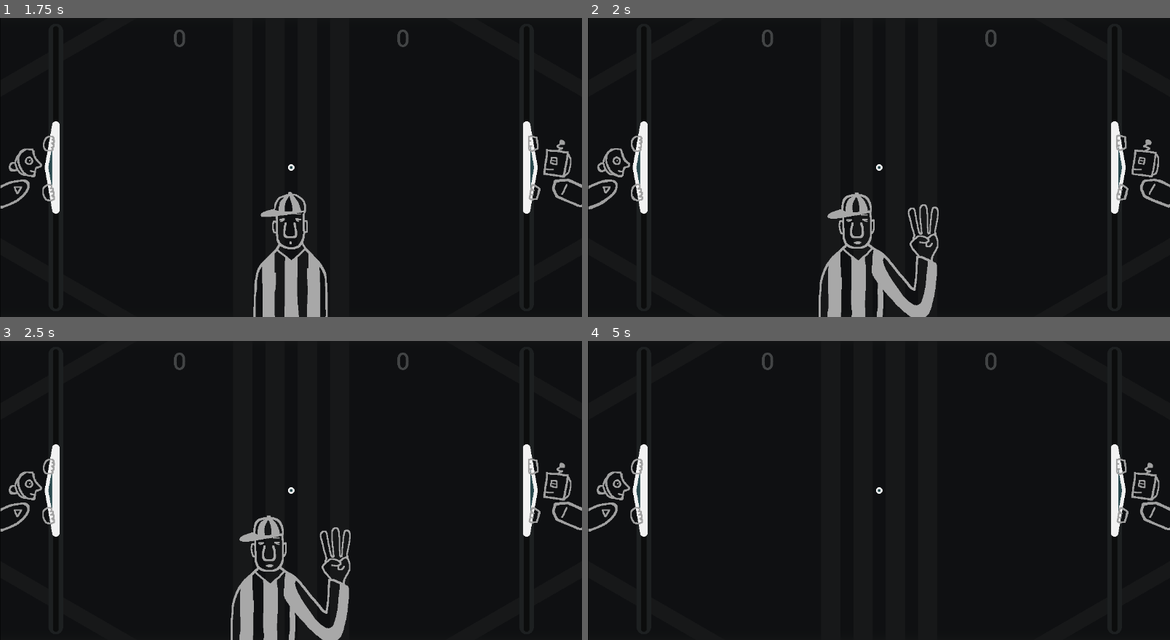
Above: before the commit, frames 1-4 (two rows, left to right).
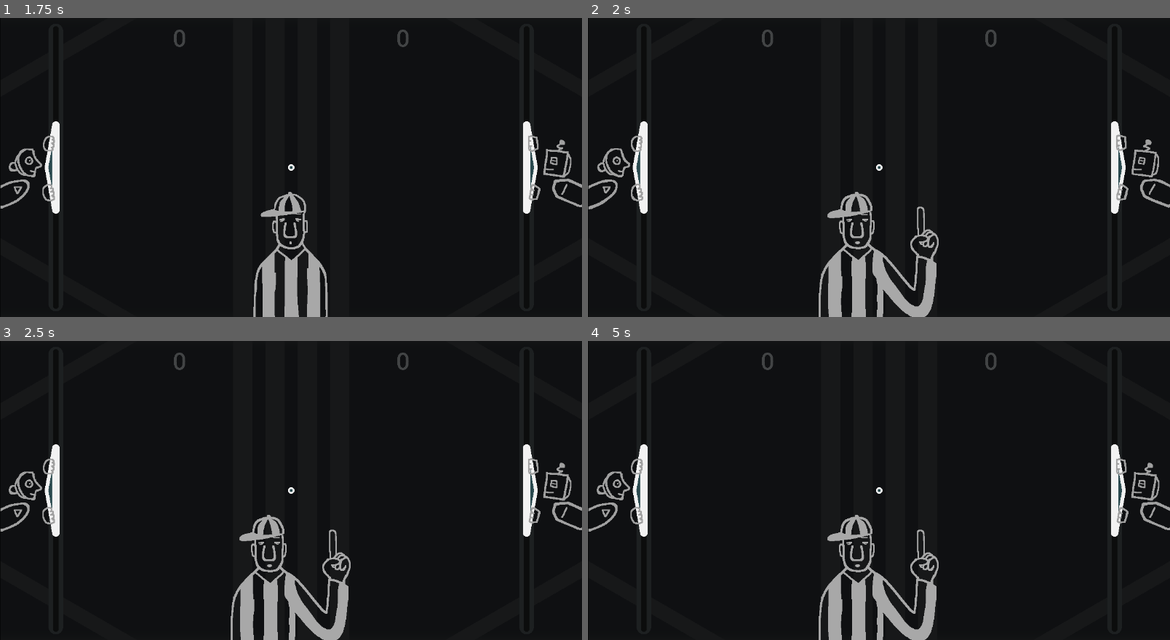
Above: after the commit, the same moments.

Repository: pixerhp/Pixers-Pong
Game: Godot game, scene res://scenes/topscenes/gameplay_topscene.tscn
Two runs of this game, one before a commit and one after it. Both use one fixed random seed, a clock stepped at 60 frames per second and the inputs below.
Inputs (mouse positions are in pixels of both pictures, inside the frame that each line leads up to):
- Up to frame 1 (1.75 s): move the mouse to (419, 152) at 0.52 s; hold D (plr1_bump_right) 0.53-1.28 s; tap Shift (plr1_slow) at 0.6 s; click (419, 152) at 0.67 s; tap Enter at 1.25 s; move the mouse to (174, 182) at 1.27 s; hold S (plr1_down) from 1.28 s (still down); tap Keypad 0 (plr2_slow) at 1.35 s
- Up to frame 2 (2 s): keep holding S (plr1_down)
- Up to frame 3 (2.5 s): move the mouse to (349, 424) at 2.02 s; release S (plr1_down) at 2.03 s; hold D (plr1_bump_right) from 2.03 s (still down); tap Shift (plr1_slow) at 2.1 s
- Up to frame 4 (5 s): move the mouse to (849, 550) at 2.77 s; release D (plr1_bump_right) at 2.78 s; hold W (plr1_up) 2.78-3.53 s; tap Keypad 0 (plr2_slow) at 2.85, 4.35 s; click (849, 550) at 2.92 s; move the mouse to (1053, 535) at 3.52 s; hold A (plr1_bump_left) from 3.53 s (still down); tap Shift (plr1_slow) at 3.6 s; tap Space at 4.25 s; move the mouse to (704, 445) at 4.27 s

Frame 1 is identical in both runs. In frame 2, 0.8% of the frame differs, in the area x 39-61%, y 58-100%; in frame 3, 0.8%; in frame 4, 3.0%.

Commit message:
Cleanup first serve p1 animation script
Also, rename the "reset_ai_inputs" function to "reset_cpu_inputs", as I must've accidentally missed changing that before.

Diff:
--- a/scripts/gameplay_script.gd
+++ b/scripts/gameplay_script.gd
@@ -3,8 +3,8 @@
 func _ready():
 	reset_all_gameobjects()
 	update_scores_text()
-	reset_ai_inputs(false)
-	reset_ai_inputs(true)
+	reset_cpu_inputs(false)
+	reset_cpu_inputs(true)
 	first_serve_start_time = Time.get_ticks_msec()
 
 func _process(delta: float):
@@ -199,50 +199,49 @@
 
 const FIRST_SERVE_P1_DURATION: int = 5000
 func handle_first_serve_p1_animation(playthrough: float):
-	const FS_PADS_SLIDE_S: float = 0.0
-	const FS_PADS_SLIDE_E: float = 0.15
-	const FS_INTRODUCE_SCORES_S: float = 0.075
-	const FS_INTRODUCE_SCORES_E: float = 0.2
-	const FS_REF_APPROACH_S: float = 0.1
-	const FS_REF_APPROACH_E: float = 0.2
-	const FS_REF_COUNT_S: float = 0.4
-	const FS_REF_COUNT_E: float = 1.0
-
-	var section_proportion: float = 0.0
-	section_proportion = proportion_from_range(playthrough, FS_PADS_SLIDE_S, FS_PADS_SLIDE_E)
-	%LeftPaddle.position.x = (-120.0 if (section_proportion < 0.0) else (120.0 if (section_proportion > 1.0) else (-120.0 + (240.0 * section_proportion))))
+	# Paddles slide-in animation:
+	const PADS_SLIDEIN_START: float = 0.0
+	const PADS_SLIDEIN_END: float = 0.15
+	%LeftPaddle.position.x = -120.0 + (240.0 *
+		clampf(proportion_from_range(playthrough, PADS_SLIDEIN_START, PADS_SLIDEIN_END), 0.0, 1.0))
 	%RightPaddle.position.x = Globals.GAME_SIZE.x - %LeftPaddle.position.x
-	section_proportion = proportion_from_range(playthrough, FS_INTRODUCE_SCORES_S, FS_INTRODUCE_SCORES_E)
-	%LeftScoreStreak.position.y = (
-		-70.0 if (section_proportion < 0.0) else (
-		70.0 if (section_proportion > 1.0) else (
-		-70.0 + (140.0 * ease_out_back(section_proportion, 1.1)))))
+	# Scores/streaks ease-in animation:
+	const SCORES_EASEIN_START: float = 0.075
+	const SCORES_EASEIN_END: float = 0.2
+	%LeftScoreStreak.position.y = -70.0 + (140.0 * ease_out_back(clampf(
+		proportion_from_range(playthrough, SCORES_EASEIN_START, SCORES_EASEIN_END), 0.0, 1.0), 1.1))
 	%RightScoreStreak.position.y = %LeftScoreStreak.position.y
-	section_proportion = proportion_from_range(playthrough, FS_REF_APPROACH_S, FS_REF_APPROACH_E)
-	%Referee.position.y = (
-		(Globals.GAME_SIZE.y + (144.0 if (section_proportion < 0.0) else (-144.0 if (section_proportion > 1.0) else (144.0 - (288.0 * section_proportion)))))
-		if (playthrough < FS_REF_COUNT_S) else
-		((Globals.GAME_SIZE.y-144.0) if (playthrough < FS_REF_COUNT_E) else
-		((Globals.GAME_SIZE.y - 144.0) + (288.0 * proportion_from_range(playthrough, FS_REF_COUNT_E, 1.0))))
-	)
-	if playthrough < FS_REF_COUNT_S: %Referee.play("idle")
-	elif playthrough < (FS_REF_COUNT_S + ((FS_REF_COUNT_E - FS_REF_COUNT_S) / 3.0)): %Referee.play("count_3")
-	elif playthrough < (FS_REF_COUNT_S + ((FS_REF_COUNT_E - FS_REF_COUNT_S) / 1.5)): %Referee.play("count_2")
-	elif playthrough < FS_REF_COUNT_E: %Referee.play("count_1")
-	else: %Referee.play("idle")
+	# Referee slide-in animation:
+	const REF_SLIDEIN_START: float = 0.1
+	const REF_SLIDEIN_END: float = 0.2
+	%Referee.position.y = Globals.GAME_SIZE.y + (144.0 - (288.0 *
+		clampf(proportion_from_range(playthrough, REF_SLIDEIN_START, REF_SLIDEIN_END), 0.0, 1.0)))
+	# Referee countdown:
+	const REF_COUNT_START: float = 0.4
+	const REF_COUNT_END: float = 1.0
+	const REF_COUNT_MID1: float = ((REF_COUNT_END - REF_COUNT_START) / 3.0)
+	const REF_COUNT_MID2: float = ((REF_COUNT_END - REF_COUNT_START) / 1.5)
+	if (playthrough < REF_COUNT_START) or (playthrough > REF_COUNT_END):
+		%Referee.play("idle")
+	elif (playthrough < REF_COUNT_MID1):
+		%Referee.play("count_3")
+	elif (playthrough < REF_COUNT_MID2):
+		%Referee.play("count_2")
+	else:
+		%Referee.play("count_1")
+
+	# !!! (add arrows and ?s stuff.)
 
 var first_serve_p1_to_conclude: bool = false
 func handle_first_serve_p1_conclusion():
+	reset_paddles()
+	reset_scores_visuals()
 	reset_referee()
 	%Referee.position.y = Globals.GAME_SIZE.y - 144.0
-
-	# !!! besides the ball, reset all other gameobjects moved by the animation ^^
-
-	%Ball.position = Globals.GAME_SIZE / 2.0
+	# !!! (add stuff for arrows, ?, etc after they're implemented into the animation.)
+
+	reset_ball()
 	ball_velocity = Vector2(-300.0, 10.0)
-	ballshapecast_current_exceptions.clear()
-	%BallShapeCast.clear_exceptions()
-	%Ball.modulate = Color.WHITE
 
 const FIRST_SERVE_P2_DURATION: int = 1500
 func handle_first_serve_p2_animation(playthrough: float):
@@ -520,7 +519,7 @@
 				(not paddle_noderef.position.y >= PAD_Y_BOTTOMLIMIT))
 			set_input(act_prefix + "slow", abs(paddle_noderef.position.y - targ_y) < (PAD_Y_TOPLIMIT * 0.25))
 
-func reset_ai_inputs(is_plr2: bool):
+func reset_cpu_inputs(is_plr2: bool):
 	if is_plr2:
 		set_input("plr2_up", false)
 		set_input("plr2_down", false)
